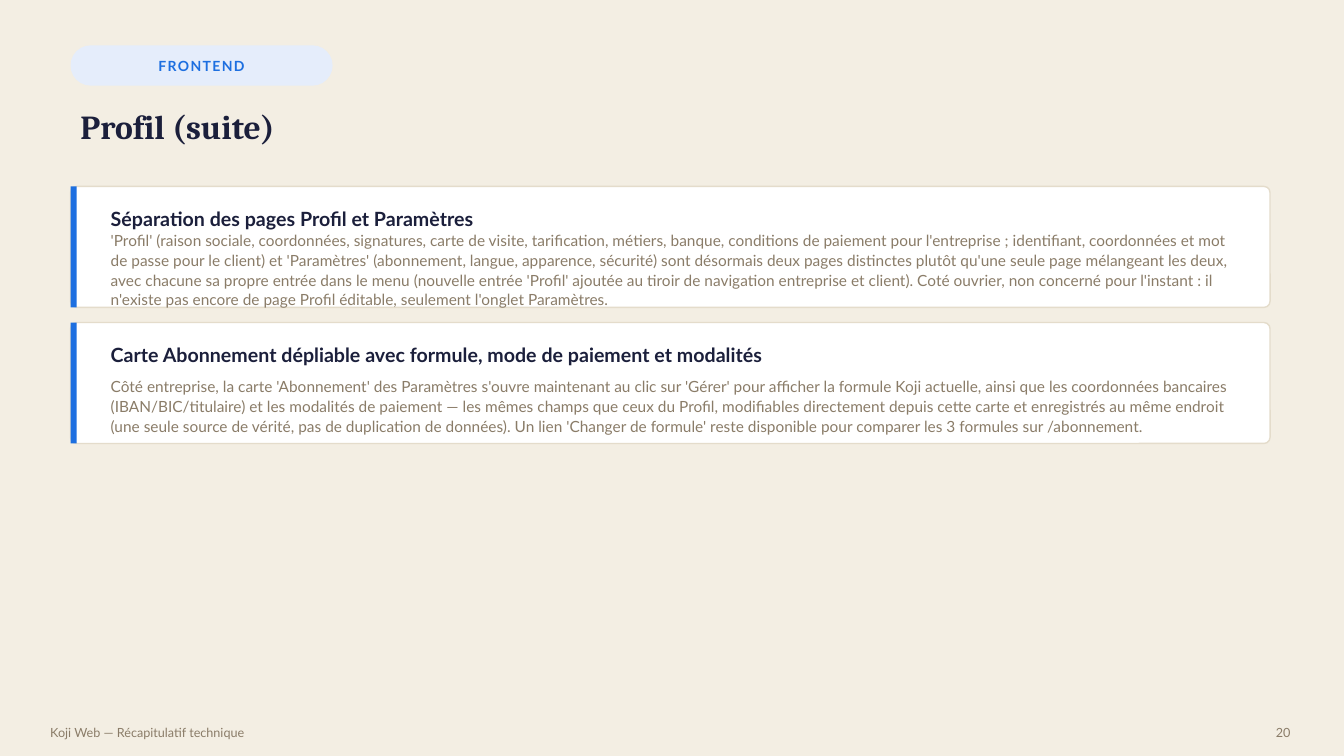
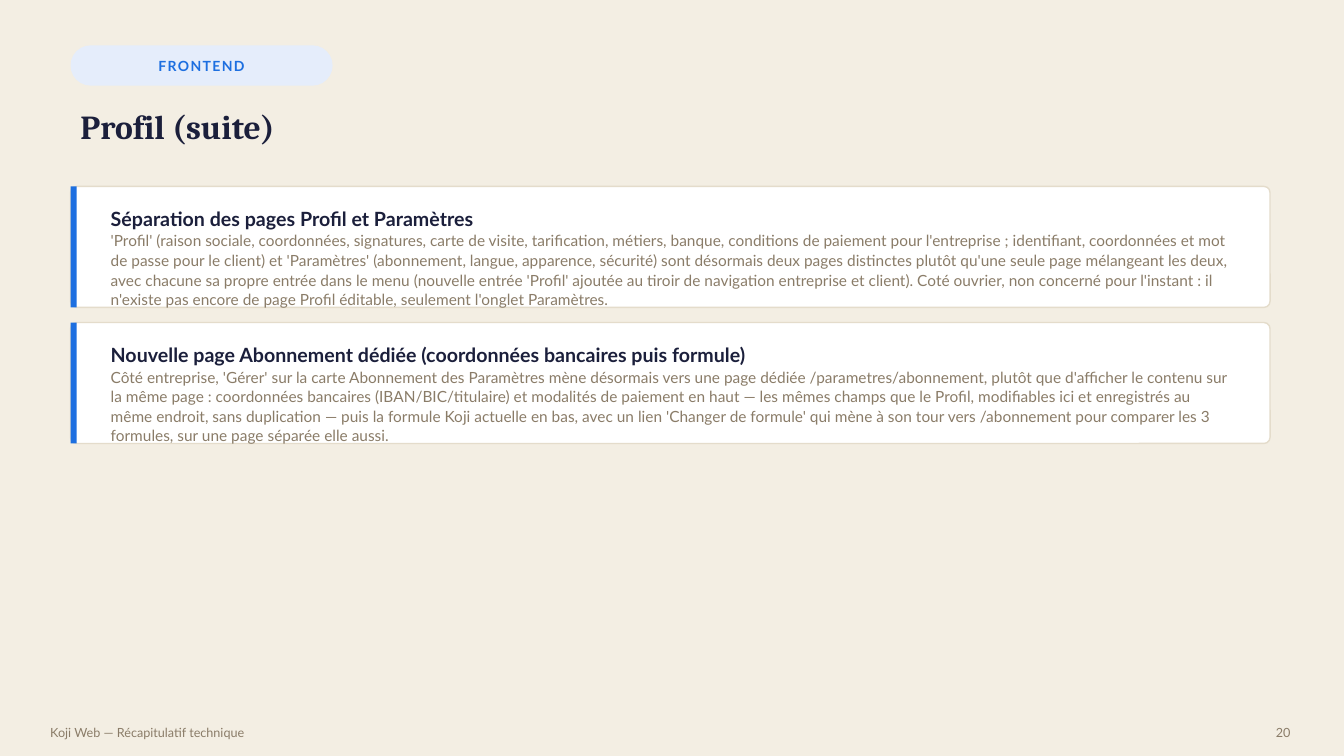
Before and after one commit to bouhouchimira-prog/web-app-Koji, a slide deck: slide 20 of docs/manager-recap/Recap-Koji-Manager.pptx. Drawn at 1344x756 pixels with LibreOffice and Linux fonts; fonts in the diff are those of the drawing. Boxes give left, top, right and bottom in pixels: in the first picture for what was removed or moved away, otherwise in the second. Text is boxed around its words. In the diff, an @@ line names an element or a change of style, - is before the commit and + after.

```diff
--- a/docs/manager-recap/Recap-Koji-Manager.pptx
+++ b/docs/manager-recap/Recap-Koji-Manager.pptx
@@ text at [111,347,745,366]: text changed @@
-Carte Abonnement dépliable avec formule, mode de paiement et modalités
+Nouvelle page Abonnement dédiée (coordonnées bancaires puis formule)
@@ text at [111,371,1227,444]: text changed @@
-Côté entreprise, la carte 'Abonnement' des Paramètres s'ouvre maintenant au clic sur 'Gérer' pour afficher la formule Koji actuelle, ainsi que les coordonnées bancaires (IBAN/BIC/titulaire) et les modalités de paiement — les mêmes champs que ceux du Profil, modifiables directement depuis cette carte et enregistrés au même endroit (une seule source de vérité, pas de duplication de données). Un lien 'Changer de formule' reste disponible pour comparer les 3 formules sur /abonnement.
+Côté entreprise, 'Gérer' sur la carte Abonnement des Paramètres mène désormais vers une page dédiée /parametres/abonnement, plutôt que d'afficher le contenu sur la même page : coordonnées bancaires (IBAN/BIC/titulaire) et modalités de paiement en haut — les mêmes champs que le Profil, modifiables ici et enregistrés au même endroit, sans duplication — puis la formule Koji actuelle en bas, avec un lien 'Changer de formule' qui mène à son tour vers /abonnement pour comparer les 3 formules, sur une page séparée elle aussi.
```
Also in this commit, not shown: 4 other files.
